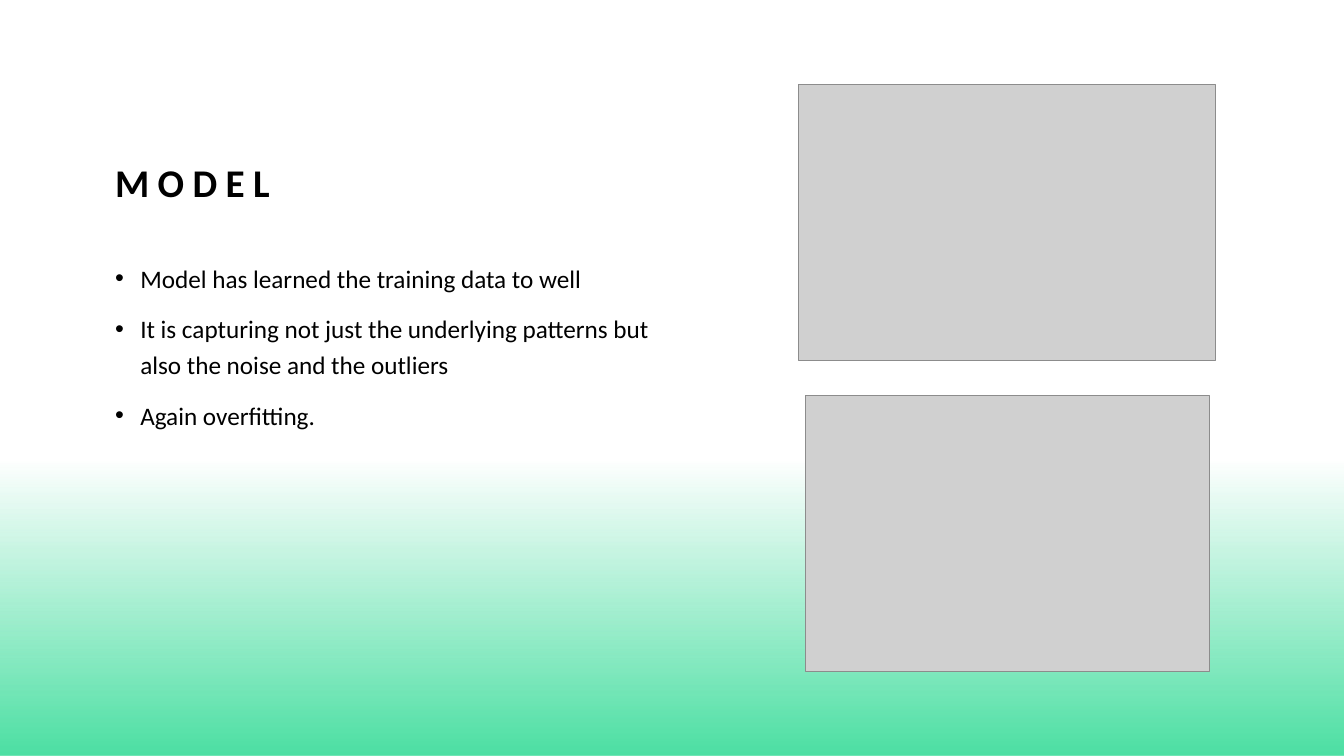
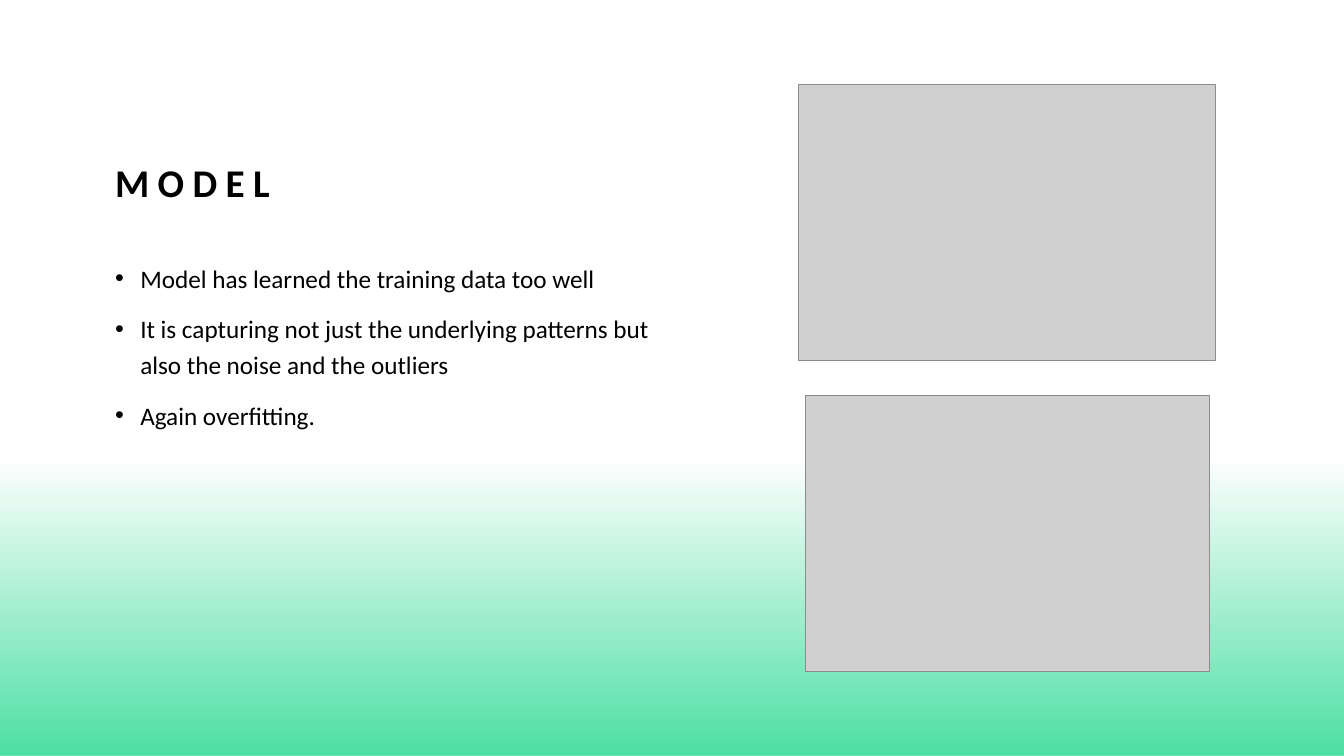
Before and after one commit to WarmtebronH/AI_Advanced, a slide deck: slide 12 of Data challenge/WildLifeGuide Presenation.pptx. Drawn at 1344x756 pixels with LibreOffice and Linux fonts; fonts in the diff are those of the drawing; grey boxes stand for pictures. Boxes give left, top, right and bottom in pixels: in the first picture for what was removed or moved away, otherwise in the second. Text is boxed around its words. In the diff, an @@ line names an element or a change of style, - is before the commit and + after.

```diff
--- a/Data challenge/WildLifeGuide Presenation.pptx
+++ b/Data challenge/WildLifeGuide Presenation.pptx
@@ text at bbox=[140, 270, 594, 293]: text changed @@
-• Model has learned the training data to well
+• Model has learned the training data too well
```
Also in this commit, not shown: 3 other slides changed, 1 slide added, 9 other files.
